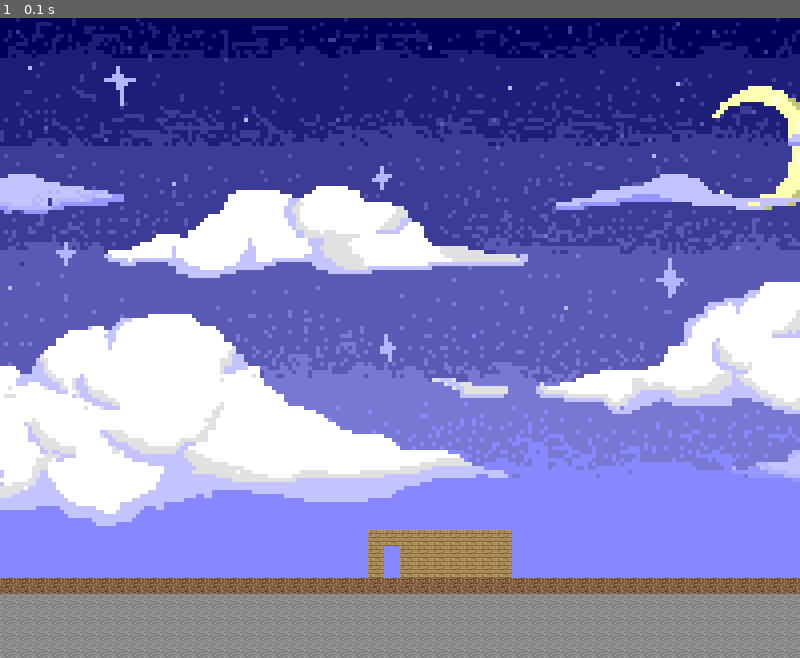
Above: before the commit, frame 1.
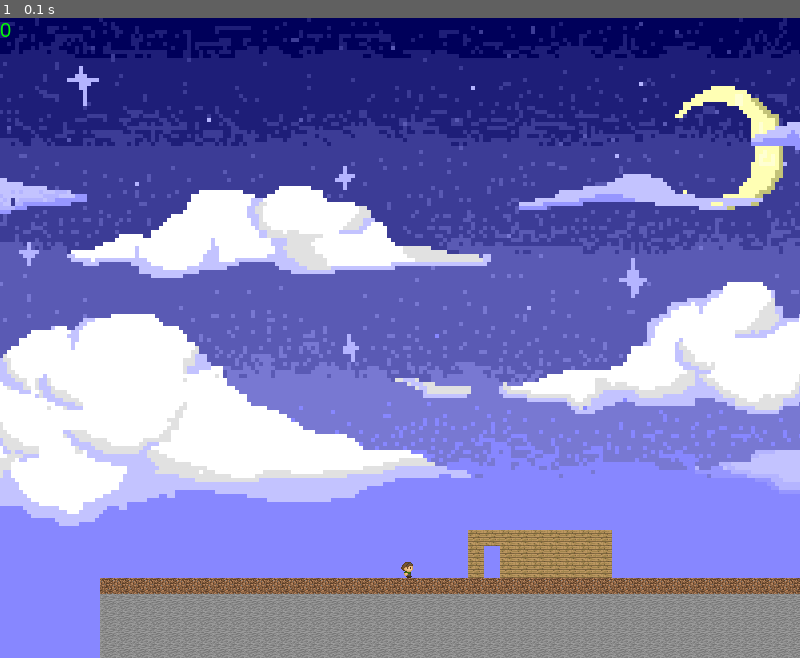
Above: after the commit, the same moment.

Repository: EvannBerthou/Pygame-RPG
Game: pygame game, started from main.py
Two runs of this game, one before a commit and one after it. Both use one fixed random seed, a clock stepped at 60 frames per second and the inputs below.
Inputs:
- Up to frame 1 (0.1 s): no input

The runs differ from the first frame. In frame 1, 30% of the frame differs, in the area x 0-100%, y 0-100%.

Commit message:
Player + Optimization

Diff:
--- a/CONST.py
+++ b/CONST.py
@@ -1,3 +1,6 @@
+import pygame
+pygame.init()
+
 WINDOW_HEIGHT = 640
 WINDOW_WIDTH = 800
 
@@ -15,6 +18,9 @@
 DIRT = "Graphics/dirt.jpg"
 STONE = "Graphics/stone.jpg"
 WOOD = "Graphics/wood.jpg"
+SKY = "Graphics/sky.png"
+PLAYER = "Graphics/player.png"
 
-#COLOR TO TILE
-TILES = dict([(COLOR_RED, DIRT),(COLOR_BLUE,WOOD), (COLOR_GREEN, STONE)])
+
+#PLAYER
+PlayerSpeed = .1
--- a/Map.py
+++ b/Map.py
@@ -2,21 +2,40 @@
 from CONST import *
 from PIL import Image
 
+pygame.init()
+
 class Map:
-    def DrawTile(self,x,y,TILE):
-        tile = pygame.image.load(TILE)
-        tile = pygame.transform.scale(tile, (TILE_SIZE, TILE_SIZE))
-        self.window.blit(tile,(x,y))
+
+    def LoadTexture(file):
+        bitmap = pygame.image.load(file)
+        bitmap = pygame.transform.scale(bitmap, (TILE_SIZE, TILE_SIZE))
+        surface = pygame.Surface((TILE_SIZE,TILE_SIZE), pygame.HWSURFACE | pygame.SRCALPHA)
+        surface.blit(bitmap,(0,0))
+        return surface
+
+    Dirt = LoadTexture(DIRT)
+    Stone = LoadTexture(STONE)
+    Wood = LoadTexture(WOOD)
+    Player = LoadTexture(PLAYER)
+
+    def GetTileFromColor(Color):
+        TILES = dict([(COLOR_RED, Map.Dirt),(COLOR_BLUE,Map.Wood), (COLOR_GREEN, Map.Stone)])
+        return TILES[Color]
+
+    def DrawTile(self,x,y,Tile):
+        self.window.blit(Tile, (x,y))
+
+
+    def GetMap(self):
+        map = Image.open("Graphics/Map.png")
+        return map.load(), map.size
+
+    def draw(self, PlayerX,PlayerY):
+        for x in range(self.mapSize[0]):
+            for y in range(self.mapSize[1]):
+                if self.pix[x,y][3] is not 0:
+                    self.DrawTile(x * TILE_SIZE - PlayerX, y * TILE_SIZE + PlayerY, Map.GetTileFromColor(self.pix[x,y]))
 
     def __init__(self, window):
         self.window = window
-
-        im = Image.open('Graphics/Map.png')
-        pix = im.load()
-        for x in range(im.size[0]):
-            for y in range(im.size[1]):
-                if pix[x,y][3] is not 0:
-                    if pix[x,y] in TILES:
-                        self.DrawTile(x * TILE_SIZE, y * TILE_SIZE, TILES[pix[x,y]])
-                    else:
-                        print("{} not defined".format(pix[x,y]))
+        self.pix, self.mapSize = self.GetMap()
--- a/Player.py
+++ b/Player.py
@@ -1,4 +1,38 @@
 from CONST import *
+import pygame
 
 class Player:
-    def __init__(self, x, y):
+    def draw(self):
+        x = WINDOW_WIDTH / 2
+        self.window.blit(self.sprite,(x,self.y))
+
+    def move(self, deltaTime,mapSize):
+        self.x += self.velocity * PlayerSpeed * deltaTime
+        mapX = (mapSize[0] * TILE_SIZE) - (WINDOW_WIDTH / 2) - TILE_SIZE
+
+        if self.x > mapX:
+            self.x = mapX
+        if self.x < -400:
+            self.x = -400
+
+    def handle_event(self,event):
+        if event.type is pygame.KEYDOWN:
+
+            if event.key is pygame.K_a:
+                self.velocity = -1
+
+            if event.key is pygame.K_d:
+                self.velocity = 1
+
+        if event.type is pygame.KEYUP:
+            if event.key in [pygame.K_d, pygame.K_a]:
+                self.velocity = 0
+
+    def __init__(self, window,x,sprite):
+        self.x = x
+        self.y = WINDOW_HEIGHT - 6 * TILE_SIZE
+        self.window = window
+        self.velocity = 0
+        self.sprite = sprite
+        self.health = 0
+        self.draw()
--- a/main.py
+++ b/main.py
@@ -1,20 +1,51 @@
 import pygame
 from pygame.locals import *
 from CONST import *
-import Map
+import Map, Player
+
+def show_fps():
+    fps = int(clock.get_fps())
+    if fps > 60:
+        fps = 60
+    fpsText = fps_font.render(str(fps), True, COLOR_GREEN)
+    window.blit(fpsText,(0,0))
+
 
 pygame.init()
-window = pygame.display.set_mode((WINDOW_WIDTH,WINDOW_HEIGHT))
+window = pygame.display.set_mode((WINDOW_WIDTH,WINDOW_HEIGHT), pygame.HWSURFACE | pygame.DOUBLEBUF)
 
-sky = pygame.image.load("Graphics/sky.png")
-Sky = window.blit(sky,(0,0))
+sky = pygame.image.load(SKY)
+Sky = pygame.Surface(sky.get_size(), pygame.HWSURFACE)
+Sky.blit(sky, (0,0))
+del sky
+
+clock =  pygame.time.Clock()
+fps_font = pygame.font.SysFont("Arial", 20)
 
 map = Map.Map(window)
+player = Player.Player(window, -100, map.Player)
 
 pygame.display.update()
 
 while True:
+    deltaTime = clock.tick(63)
+
     for event in pygame.event.get():
         if event.type == pygame.QUIT:
             pygame.quit()
             quit()
+
+        player.handle_event(event)
+
+    window.fill(COLOR_BLACK)
+
+    window.blit(Sky,(-50 - player.x / 8,0))
+
+    map.draw(player.x, 0)
+
+    player.move(deltaTime, map.mapSize)
+    player.draw()
+
+    show_fps()
+
+    pygame.display.update()
Binary file changed: Graphics/Map.png
Binary file added: Graphics/player.png
Binary file added: Graphics/players.png
